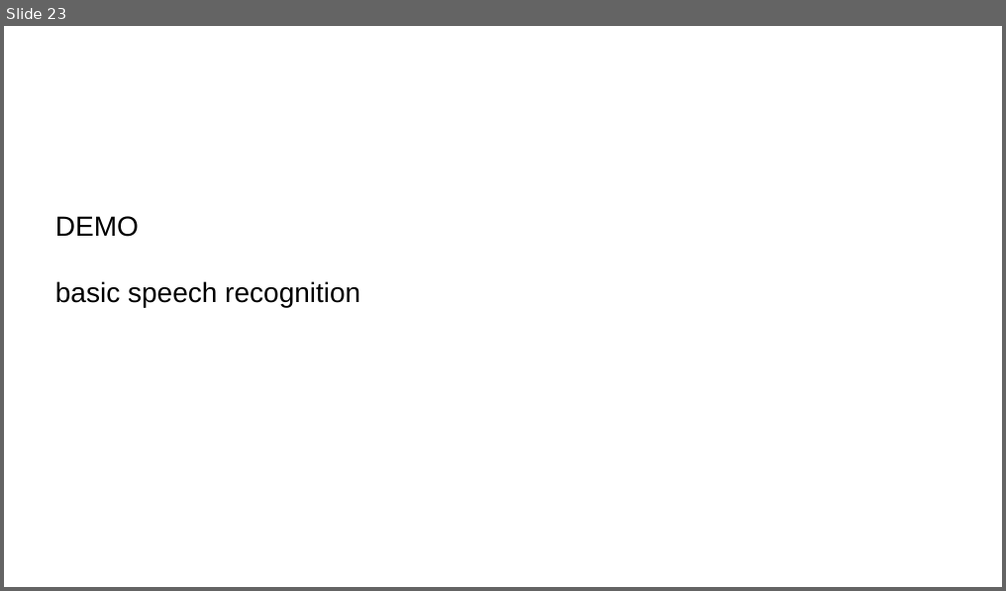
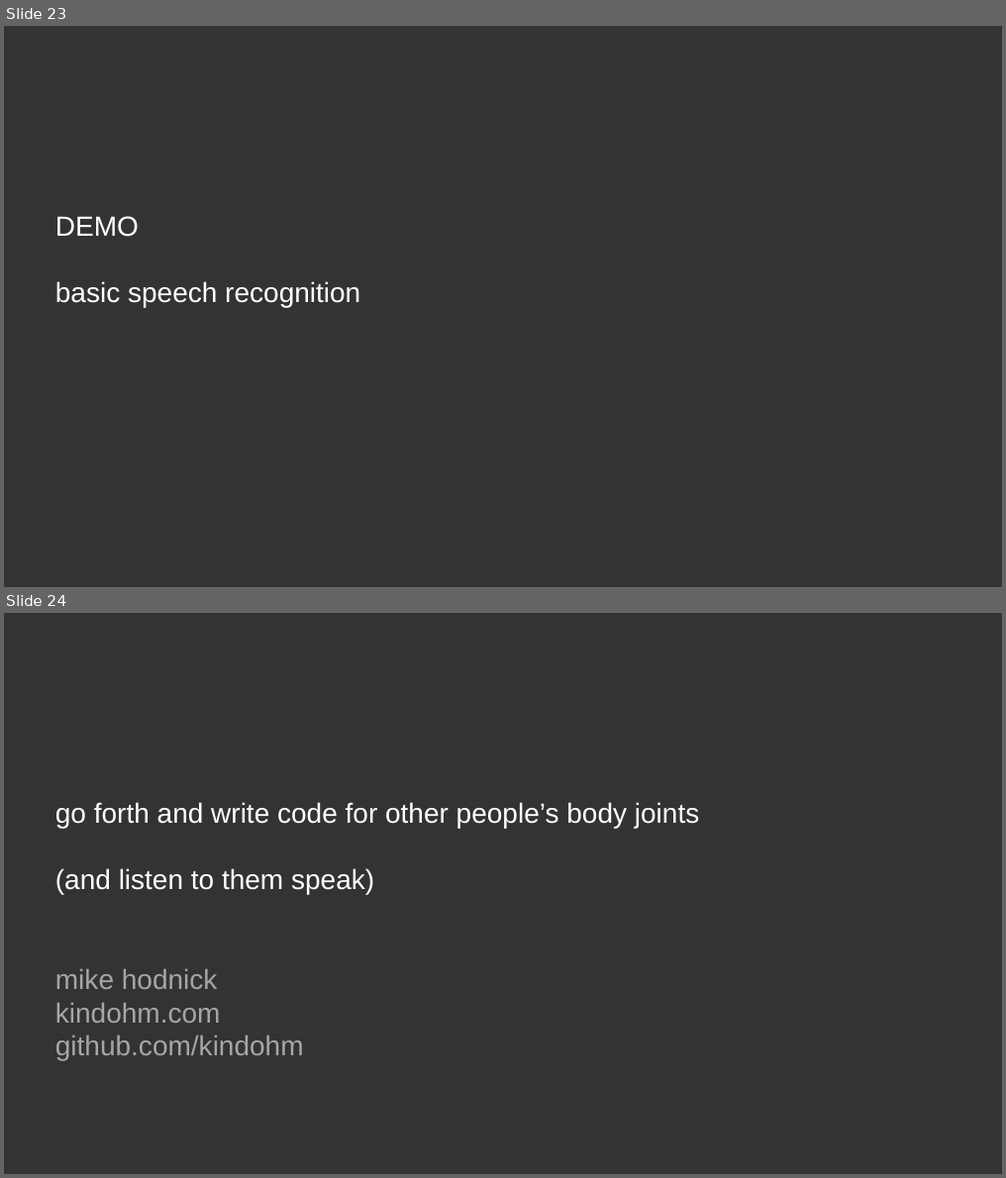
Before and after one commit to kindohm/kinect-level-up, a slide deck: presentation/LevelUpKinect.pptx. Shown one above the other, each under a label of ours: slide 23 before the commit, slides 23 and 24 after it. The pictures are 1006x591 and 1006x1178 pixels, drawn with LibreOffice and Linux fonts; fonts in the diff are those of the drawing. Boxes give left, top, right and bottom in pixels: in the first picture for what was removed or moved away, otherwise in the second. Text is boxed around its words. In the diff, an @@ line names an element or a change of style, - is before the commit and + after.

```diff
--- a/presentation/LevelUpKinect.pptx
+++ b/presentation/LevelUpKinect.pptx
@@ slide 24 added at (x1=4, y1=613, x2=1002, y2=1174), background #333333 @@
@@ text added at (x1=55, y1=802, x2=699, y2=1060), 20 pt, text #FFFFFF @@
+go forth and write code for other people’s body joints
+(and listen to them speak)
+mike hodnick
+kindohm.com
+github.com/kindohm
@@ slide 23 changed as well @@
@@ background #FFFFFF to #333333 @@
@@ text "DEMO" at (x1=55, y1=216, x2=360, y2=307): text colour #000000 to #FFFFFF @@
```
Also in this commit, not shown: 22 other slides changed, 1 other file.
